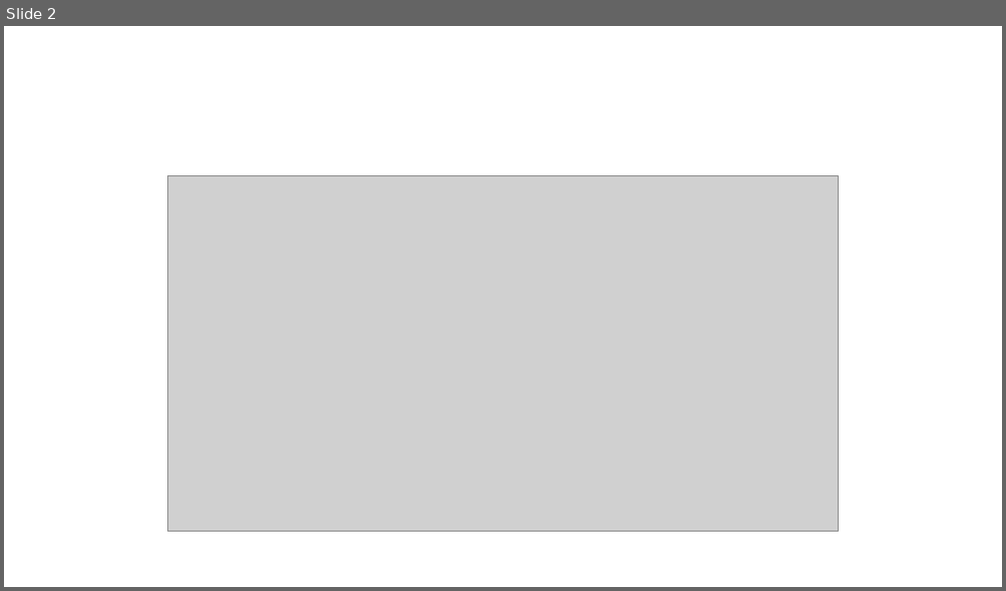
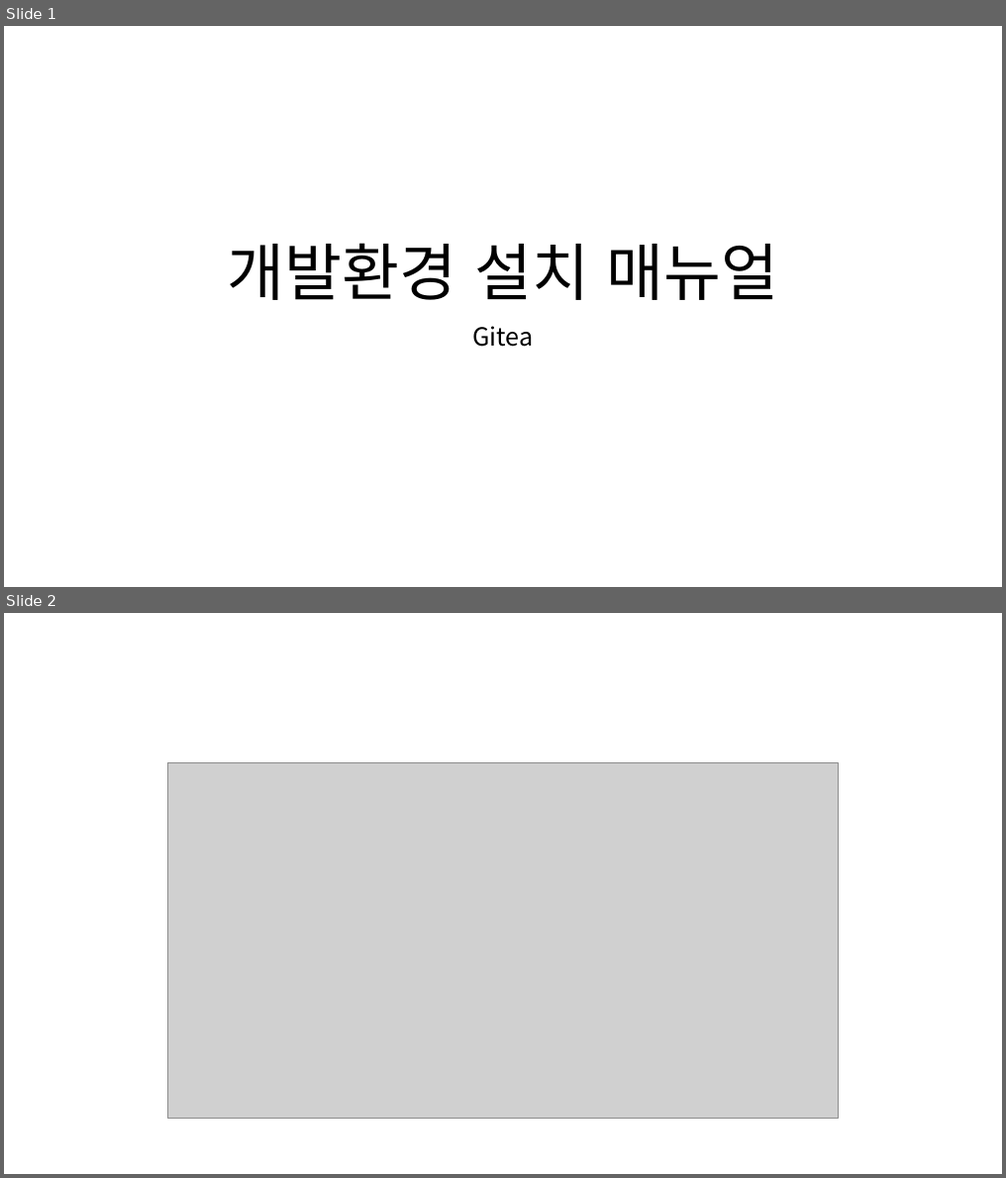
Before and after one commit to 92-seok/wooboWEB-NextJS-migration-, a slide deck: doc/개발환경_설치매뉴얼(Gitea).pptx. Shown one above the other, each under a label of ours: slide 2 before the commit, slides 1 and 2 after it. The pictures are 1006x591 and 1006x1178 pixels, drawn with LibreOffice and Linux fonts; fonts in the diff are those of the drawing; grey boxes stand for pictures. Boxes give left, top, right and bottom in pixels: in the first picture for what was removed or moved away, otherwise in the second. Text is boxed around its words. In the diff, an @@ line names an element or a change of style, - is before the commit and + after.

Commit message:
매뉴얼 업데이트

```diff
--- a/doc/개발환경_설치매뉴얼(Gitea).pptx
+++ b/doc/개발환경_설치매뉴얼(Gitea).pptx
@@ slide 1 added at box(4, 26, 1002, 587), background #FFFFFF @@
@@ title added at box(228, 243, 779, 300), 60 pt, text #000000 @@
+개발환경 설치 매뉴얼
@@ subtitle added at box(472, 326, 533, 347), 24 pt, text #000000 @@
+Gitea
```
Also in this commit, not shown: 3 other slides added, 2 slides removed, 5 other files.
